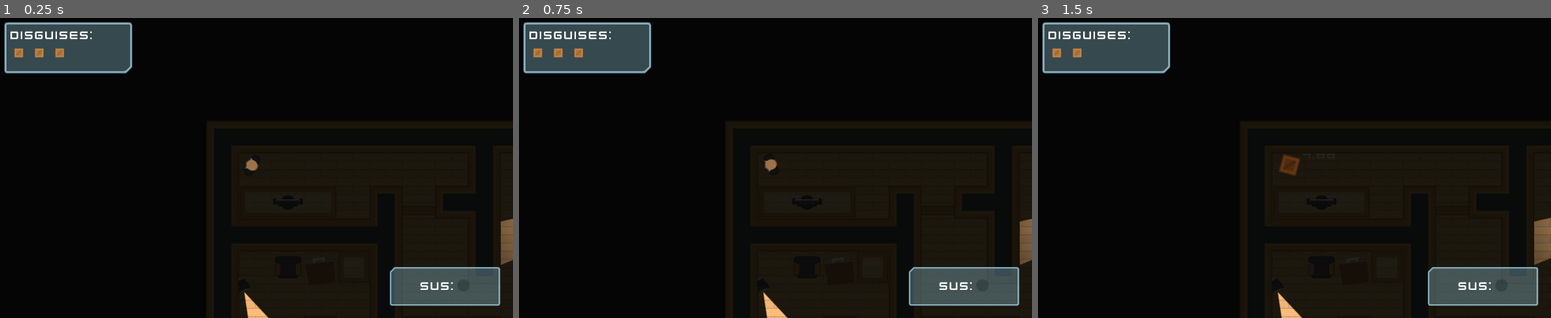
Above: before the commit, frames 1-3 (left to right).
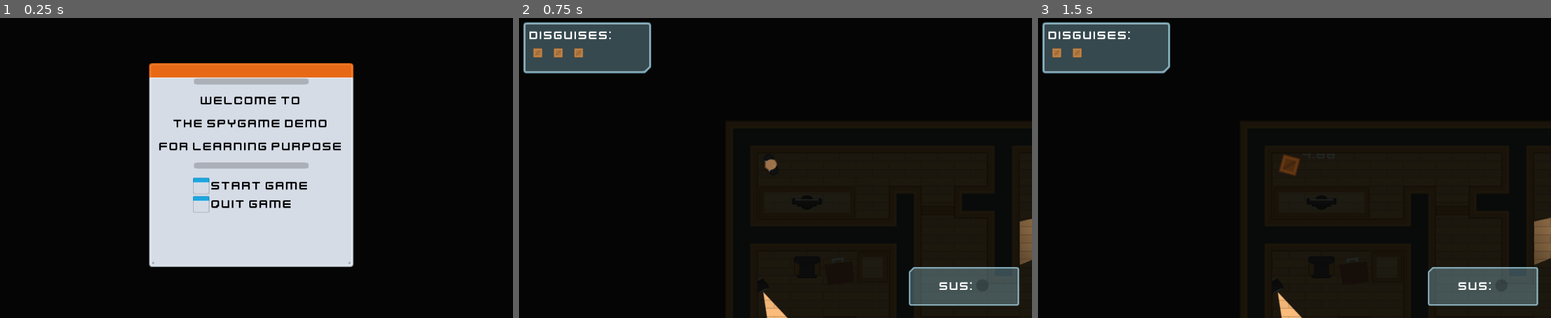
Above: after the commit, the same moments.

Repository: bruhify32/SpyTheGame
Game: Godot game, scene res://Levels/Lobby.tscn
Two runs of this game, one before a commit and one after it. Both use one fixed random seed, a clock stepped at 60 frames per second and the inputs below. Before the commit the project starts from res://Levels/Level1.tscn.
Inputs (mouse positions are in pixels of both pictures, inside the frame that each line leads up to):
- Up to frame 1 (0.25 s): no input
- Up to frame 2 (0.75 s): click (719, 186) at 0.52 s
- Up to frame 3 (1.5 s): tap Enter at 1.25 s; move the mouse to (1458, 210) at 1.27 s; hold D (move_right) from 1.28 s (still down); tap E (toggle_disguise) at 1.35 s; click (1458, 210) at 1.42 s

The runs differ from the first frame. In frame 1, 34% of the frame differs, in the area x 0-100%, y 1-100%; in frame 2, nothing differs; in frame 3, nothing differs.
Error in both runs: Invalid get index '0' (on base: 'Array'). (res://Character/guard.gd:24)

Commit message:
added a basic menu ui

Diff:
--- /dev/null
+++ b/Levels/Lobby.tscn
@@ -0,0 +1,174 @@
+[gd_scene load_steps=7 format=2]
+
+[ext_resource path="res://GFX/Interface/PNG/metalPanel_red.png" type="Texture" id=1]
+[ext_resource path="res://UI/Theme.tres" type="Theme" id=2]
+[ext_resource path="res://GFX/Interface/PNG/barHorizontal_shadow_mid.png" type="Texture" id=3]
+[ext_resource path="res://GFX/Interface/PNG/barHorizontal_shadow_left.png" type="Texture" id=4]
+[ext_resource path="res://GFX/Interface/PNG/barHorizontal_shadow_right.png" type="Texture" id=5]
+[ext_resource path="res://Levels/lobby.gd" type="Script" id=6]
+
+[node name="Lobby" type="Control"]
+anchor_right = 1.0
+anchor_bottom = 1.0
+theme = ExtResource( 2 )
+script = ExtResource( 6 )
+__meta__ = {
+"_edit_use_anchors_": false
+}
+
+[node name="CenterContainer" type="CenterContainer" parent="."]
+anchor_right = 1.0
+anchor_bottom = 1.0
+__meta__ = {
+"_edit_use_anchors_": false
+}
+
+[node name="BG" type="NinePatchRect" parent="CenterContainer"]
+margin_left = 312.0
+margin_top = 100.0
+margin_right = 712.0
+margin_bottom = 500.0
+rect_min_size = Vector2( 400, 400 )
+texture = ExtResource( 1 )
+patch_margin_left = 12
+patch_margin_top = 40
+patch_margin_right = 12
+patch_margin_bottom = 12
+
+[node name="VBoxContainer" type="VBoxContainer" parent="CenterContainer/BG"]
+anchor_right = 1.0
+anchor_bottom = 1.0
+margin_left = 12.0
+margin_top = 30.0
+margin_right = -12.0
+margin_bottom = -12.0
+custom_constants/separation = 18
+__meta__ = {
+"_edit_use_anchors_": false
+}
+
+[node name="Split" type="HBoxContainer" parent="CenterContainer/BG/VBoxContainer"]
+margin_right = 376.0
+margin_bottom = 12.0
+custom_constants/separation = 0
+alignment = 1
+
+[node name="TextureRect" type="TextureRect" parent="CenterContainer/BG/VBoxContainer/Split"]
+margin_left = 76.0
+margin_right = 88.0
+margin_bottom = 12.0
+rect_min_size = Vector2( 12, 12 )
+texture = ExtResource( 4 )
+expand = true
+
+[node name="TextureRect2" type="TextureRect" parent="CenterContainer/BG/VBoxContainer/Split"]
+margin_left = 88.0
+margin_right = 288.0
+margin_bottom = 12.0
+rect_min_size = Vector2( 200, 12 )
+texture = ExtResource( 3 )
+expand = true
+
+[node name="TextureRect3" type="TextureRect" parent="CenterContainer/BG/VBoxContainer/Split"]
+margin_left = 288.0
+margin_right = 300.0
+margin_bottom = 12.0
+rect_min_size = Vector2( 12, 12 )
+texture = ExtResource( 5 )
+expand = true
+
+[node name="Label" type="Label" parent="CenterContainer/BG/VBoxContainer"]
+margin_top = 30.0
+margin_right = 376.0
+margin_bottom = 57.0
+custom_colors/font_color = Color( 0, 0, 0, 1 )
+text = "Welcome to"
+align = 1
+
+[node name="Label2" type="Label" parent="CenterContainer/BG/VBoxContainer"]
+margin_top = 75.0
+margin_right = 376.0
+margin_bottom = 102.0
+custom_colors/font_color = Color( 0, 0, 0, 1 )
+text = "The SpyGame demo"
+align = 1
+
+[node name="Label3" type="Label" parent="CenterContainer/BG/VBoxContainer"]
+margin_top = 120.0
+margin_right = 376.0
+margin_bottom = 147.0
+custom_colors/font_color = Color( 0, 0, 0, 1 )
+text = "for learning purpose"
+align = 1
+
+[node name="Split2" type="HBoxContainer" parent="CenterContainer/BG/VBoxContainer"]
+margin_top = 165.0
+margin_right = 376.0
+margin_bottom = 177.0
+custom_constants/separation = 0
+alignment = 1
+
+[node name="TextureRect" type="TextureRect" parent="CenterContainer/BG/VBoxContainer/Split2"]
+margin_left = 76.0
+margin_right = 88.0
+margin_bottom = 12.0
+rect_min_size = Vector2( 12, 12 )
+texture = ExtResource( 4 )
+expand = true
+
+[node name="TextureRect2" type="TextureRect" parent="CenterContainer/BG/VBoxContainer/Split2"]
+margin_left = 88.0
+margin_right = 288.0
+margin_bottom = 12.0
+rect_min_size = Vector2( 200, 12 )
+texture = ExtResource( 3 )
+expand = true
+
+[node name="TextureRect3" type="TextureRect" parent="CenterContainer/BG/VBoxContainer/Split2"]
+margin_left = 288.0
+margin_right = 300.0
+margin_bottom = 12.0
+rect_min_size = Vector2( 12, 12 )
+texture = ExtResource( 5 )
+expand = true
+
+[node name="CenterContainer" type="CenterContainer" parent="CenterContainer/BG/VBoxContainer"]
+margin_top = 195.0
+margin_right = 376.0
+margin_bottom = 263.0
+
+[node name="GridContainer" type="GridContainer" parent="CenterContainer/BG/VBoxContainer/CenterContainer"]
+margin_left = 74.0
+margin_right = 302.0
+margin_bottom = 68.0
+columns = 2
+
+[node name="StartButton" type="Button" parent="CenterContainer/BG/VBoxContainer/CenterContainer/GridContainer"]
+margin_right = 32.0
+margin_bottom = 32.0
+rect_min_size = Vector2( 32, 32 )
+
+[node name="Label" type="Label" parent="CenterContainer/BG/VBoxContainer/CenterContainer/GridContainer"]
+margin_left = 36.0
+margin_top = 2.0
+margin_right = 228.0
+margin_bottom = 29.0
+custom_colors/font_color = Color( 0, 0, 0, 1 )
+text = "Start Game"
+
+[node name="QuitButton" type="Button" parent="CenterContainer/BG/VBoxContainer/CenterContainer/GridContainer"]
+margin_top = 36.0
+margin_right = 32.0
+margin_bottom = 68.0
+rect_min_size = Vector2( 32, 32 )
+
+[node name="Label2" type="Label" parent="CenterContainer/BG/VBoxContainer/CenterContainer/GridContainer"]
+margin_left = 36.0
+margin_top = 38.0
+margin_right = 228.0
+margin_bottom = 65.0
+custom_colors/font_color = Color( 0, 0, 0, 1 )
+text = "Quit Game"
+
+[connection signal="pressed" from="CenterContainer/BG/VBoxContainer/CenterContainer/GridContainer/StartButton" to="." method="_on_StartButton_pressed"]
+[connection signal="pressed" from="CenterContainer/BG/VBoxContainer/CenterContainer/GridContainer/QuitButton" to="." method="_on_QuitButton_pressed"]
--- /dev/null
+++ b/Levels/lobby.gd
@@ -0,0 +1,7 @@
+extends Control
+
+func _on_StartButton_pressed():
+	get_tree().change_scene("res://Levels/Level1.tscn");
+
+func _on_QuitButton_pressed():
+	get_tree().quit();
--- a/project.godot
+++ b/project.godot
@@ -11,7 +11,7 @@
 [application]
 
 config/name="SpyTheGame"
-run/main_scene="res://Levels/Level1.tscn"
+run/main_scene="res://Levels/Lobby.tscn"
 config/icon="res://icon.png"
 
 [autoload]
